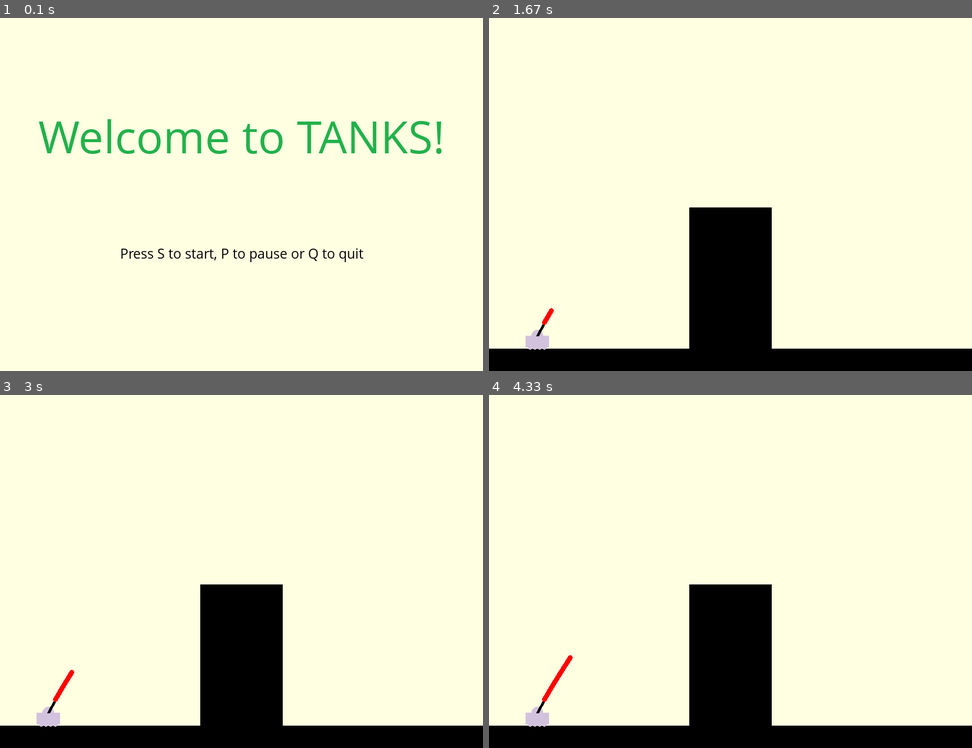
Above: before the commit, frames 1-4 (two rows, left to right).
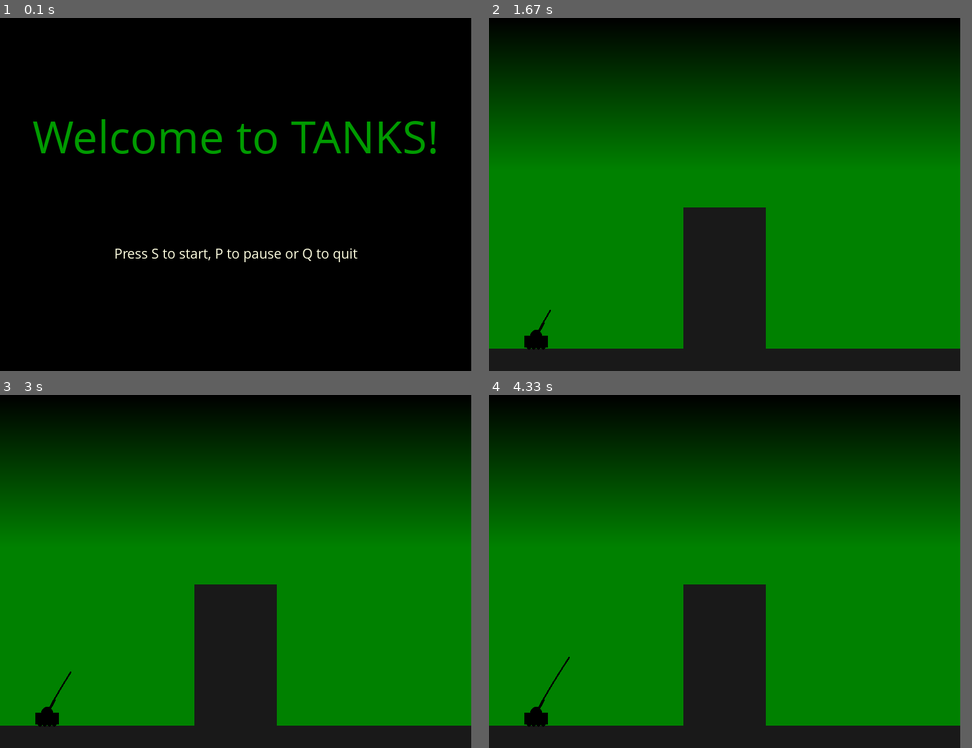
Above: after the commit, the same moments.

Repository: Zappp/PJPII
Game: pygame game, started from Pygame game/Game.py
The game is run twice, just before and just after one commit, with the same random seed, the same clock (stepped at 60 frames per second) and the same inputs.
Inputs:
- Up to frame 1 (0.1 s): no input
- Up to frame 2 (1.67 s): tap S at 0.33 s; tap Space at 0.67 s; tap Enter at 1 s
- Up to frame 3 (3 s): no input
- Up to frame 4 (4.33 s): no input
The window is 820x600 before the commit and 800x600 after it. Grey fills any space a smaller window leaves; there, only what the larger window draws over its background counts as a difference.

The runs differ from the first frame. In frame 1, 97% of the frame differs, in the area x 0-98%, y 0-100%; in frame 2, 98%, in the area x 0-100%, y 0-100%; in frame 3, 98%; in frame 4, 98%.

Commit message:
Update Game.py
added fading colour function

Diff:
--- a/Pygame game/Game.py
+++ b/Pygame game/Game.py
@@ -7,7 +7,7 @@
 clock = pygame.time.Clock()
 
 # display
-display_width = 820
+display_width = 800
 display_height = 600
 gameDisplay = pygame.display.set_mode((display_width, display_height))
 pygame.display.set_caption('TANKS')
@@ -15,10 +15,12 @@
 # colours
 white = (255, 255, 225)
 black = (0, 0, 0)
+grey = (25, 25, 25)
 red = (255, 0, 0)
-green = (34, 177, 76)
+green = (0, 155, 0)
 orange = (255, 100, 0)
-rand_colour = (random.randrange(0,256), random.randrange(0,256), random.randrange(0,256))
+blue = (0, 0, 255)
+rand_colour = (random.randrange(0, 256), random.randrange(0, 256), random.randrange(0, 256))
 
 # font types
 smallfont = pygame.font.SysFont("comicsansms", 25)
@@ -30,7 +32,6 @@
 tank_width = 40
 wheel_radius = 4
 turret_width = 4
-
 
 # obstacles
 wall_thickness = 140
@@ -54,6 +55,13 @@
     gameDisplay.blit(textSurf, textRect)
 
 
+def fading_display():
+    dy = int((display_height)/255)
+    for i in range(130):
+        colour = (0, i, 0)
+        pygame.draw.rect(gameDisplay, colour, (0, int((i*dy)), display_width, display_height - i*dy))
+
+
 def pause():
     gamePaused = True
 
@@ -83,10 +91,11 @@
 
 
 def tank(x, y):
-    pygame.draw.circle(gameDisplay, rand_colour, (x, y), int(tank_hight / 2))
-    pygame.draw.rect(gameDisplay, rand_colour, (int(x - (tank_width / 2)), y, tank_width, tank_hight))
+    pygame.draw.circle(gameDisplay, black, (x, y), int(tank_hight / 2))
+    pygame.draw.rect(gameDisplay, black, (int(x - (tank_width / 2)), y, tank_width, tank_hight))
     for i in range(1, int(tank_width / (2 * wheel_radius))):
-        pygame.draw.circle(gameDisplay, rand_colour, (int((x - (tank_width / 2)) + 2 * wheel_radius * i), y + tank_hight),
+        pygame.draw.circle(gameDisplay, black,
+                           (int((x - (tank_width / 2)) + 2 * wheel_radius * i), y + tank_hight),
                            wheel_radius)
 
     pygame.display.update()
@@ -119,23 +128,23 @@
     fireShot = True
 
     while fireShot:
-        for event in pygame.event.get():
+
+        for event in pygame.event.get():
+
             if event.type == pygame.QUIT:
                 pygame.quit()
                 quit()
-            if event.type == pygame.KEYDOWN:
-                if event.key == pygame.K_p:
-                    pause()
-                    pygame.time.delay(1000)
-
-                elif event.key == pygame.K_q:
+
+            if event.type == pygame.KEYDOWN:
+
+                if event.key == pygame.K_q:
                     pygame.quit()
                     quit()
 
         t += (1 / 100)
         x2 = int(x1 + Vx * t)
         y2 = int(y1 - Vy * t + ((a * (t ** 2)) / 2))
-        pygame.draw.circle(gameDisplay, red, (x2, y2), 4)
+        pygame.draw.circle(gameDisplay, black, (x2, y2), 1)
         pygame.display.update()
         if x2 > display_width or x2 < 0:
             fireShot = False
@@ -145,17 +154,17 @@
 
 
 def obstacles(y):
-    pygame.draw.rect(gameDisplay, black, (0, int(y + tank_hight + (wheel_radius / 2)), display_width,
+    pygame.draw.rect(gameDisplay, grey, (0, int(y + tank_hight + (wheel_radius / 2)), display_width,
                                           int(display_height - (y + tank_hight + (wheel_radius / 2)))))
-    pygame.draw.rect(gameDisplay, black, (int((display_width / 2) - (wall_thickness / 2)), int(
+    pygame.draw.rect(gameDisplay, grey, (int((display_width / 2) - (wall_thickness / 2)), int(
         display_height - wall_hight - (display_height - y - tank_hight - (wheel_radius / 2))), wall_thickness,
                                           wall_hight))
 
 
 def game_intro():
-    gameDisplay.fill(white)
+    gameDisplay.fill(black)
     message_to_screen("Welcome to TANKS!", green, -100, 'large')
-    message_to_screen("Press S to start, P to pause or Q to quit", black, 100)
+    message_to_screen("Press S to start, P to pause or Q to quit", white, 100)
     pygame.display.update()
 
     intro = True
@@ -202,10 +211,10 @@
                     tank_move = 5
 
                 elif event.key == pygame.K_UP:
-                    currTurrPos = 10
+                    currTurrPos = 1
 
                 elif event.key == pygame.K_DOWN:
-                    currTurrPos = -10
+                    currTurrPos = -1
 
                 elif event.key == pygame.K_p:
                     pause()
@@ -220,7 +229,8 @@
                 if event.key == pygame.K_UP or event.key == pygame.K_DOWN:
                     currTurrPos = 0
 
-        gameDisplay.fill(white)
+        gameDisplay.fill(black)
+        fading_display()
         obstacles(tank_y)
         tank_x += tank_move
         TurrPos += currTurrPos
